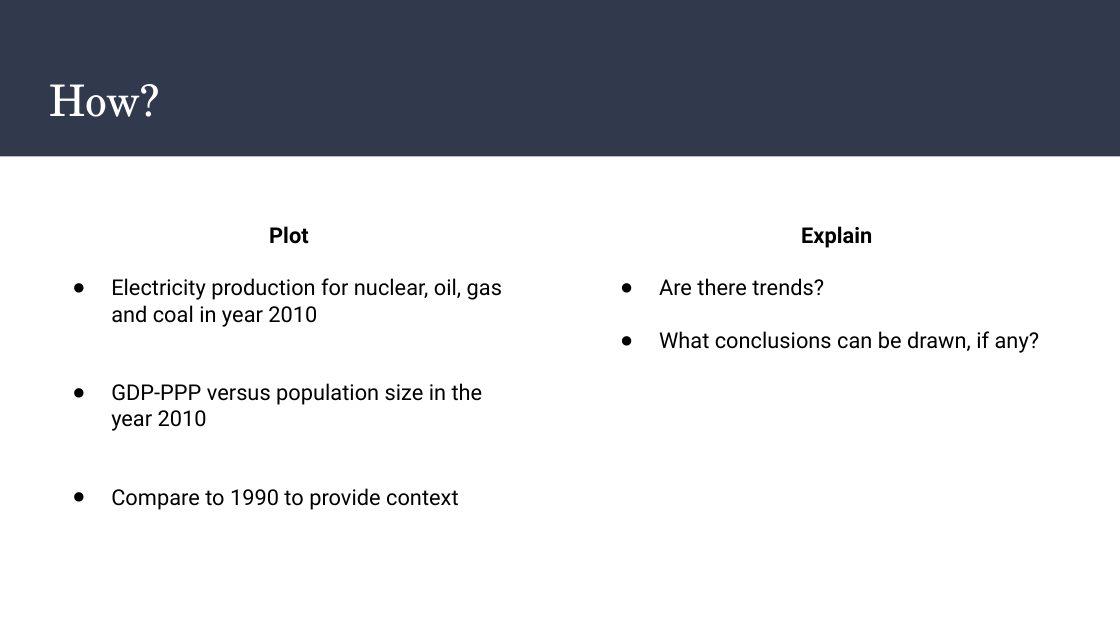
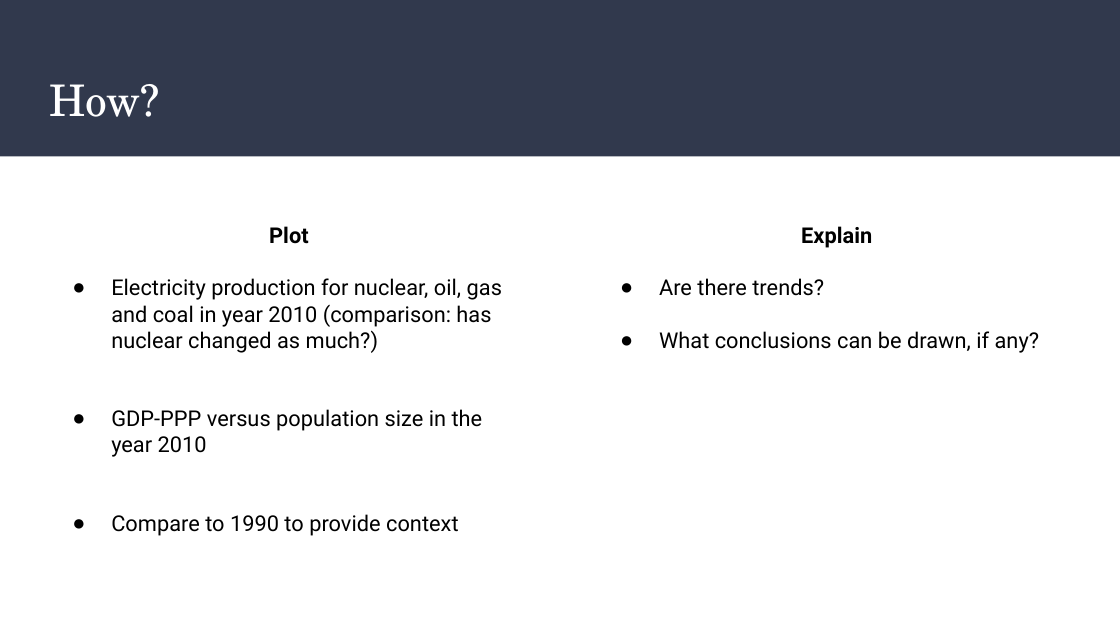
Before and after one commit to Nai-coder/DE1-Term2, a slide deck: slide 4 of Term2/Presentation/Trends in electricity production vs. Economic growth.pptx. Drawn at 1120x630 pixels with LibreOffice and Linux fonts; fonts in the diff are those of the drawing. Boxes give left, top, right and bottom in pixels: in the first picture for what was removed or moved away, otherwise in the second. Text is boxed around its words. In the diff, an @@ line names an element or a change of style, - is before the commit and + after.

```diff
--- a/Term2/Presentation/Trends in electricity production vs. Economic growth.pptx
+++ b/Term2/Presentation/Trends in electricity production vs. Economic growth.pptx
@@ text at (111,278,502,353): text changed @@
-● Electricity production for nuclear, oil, gas and coal in year 2010
+● Electricity production for nuclear, oil, gas and coal in year 2010 (comparison: has nuclear changed as much?)
```
Also in this commit, not shown: 3 other slides changed, 1 other file.
